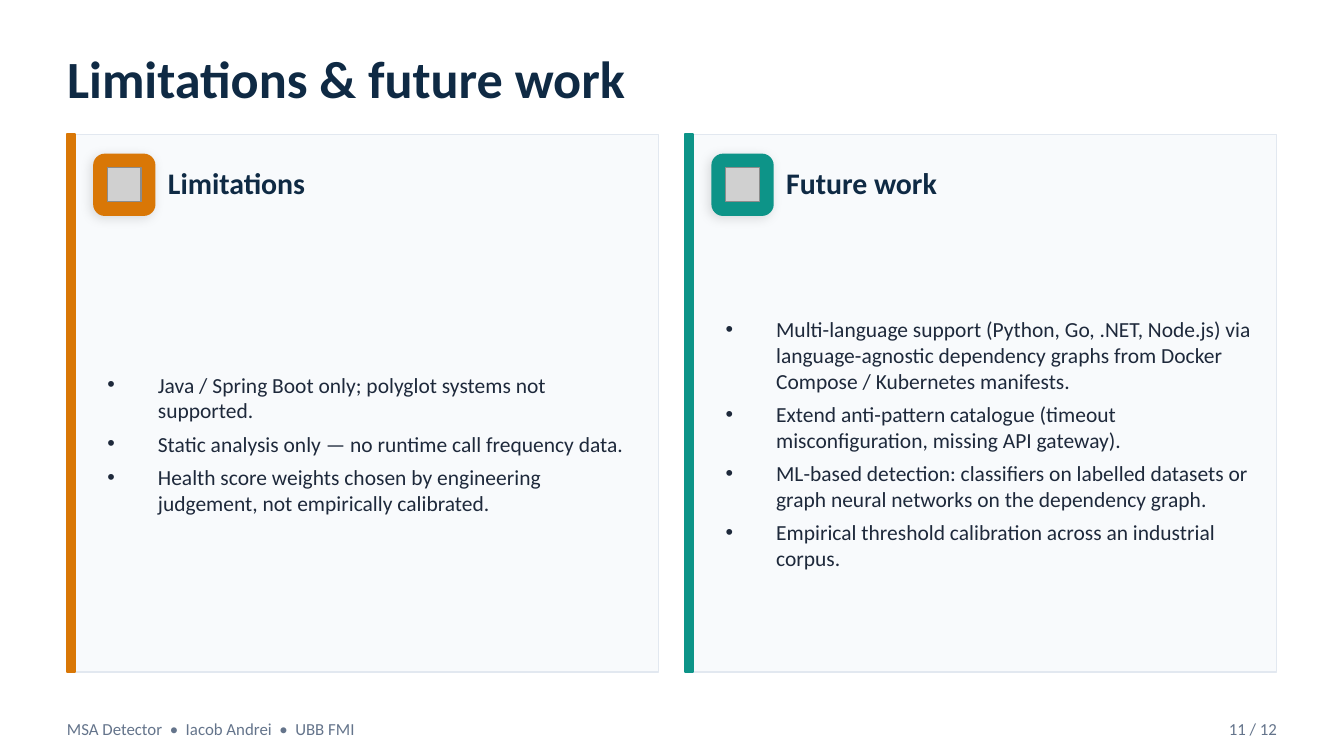
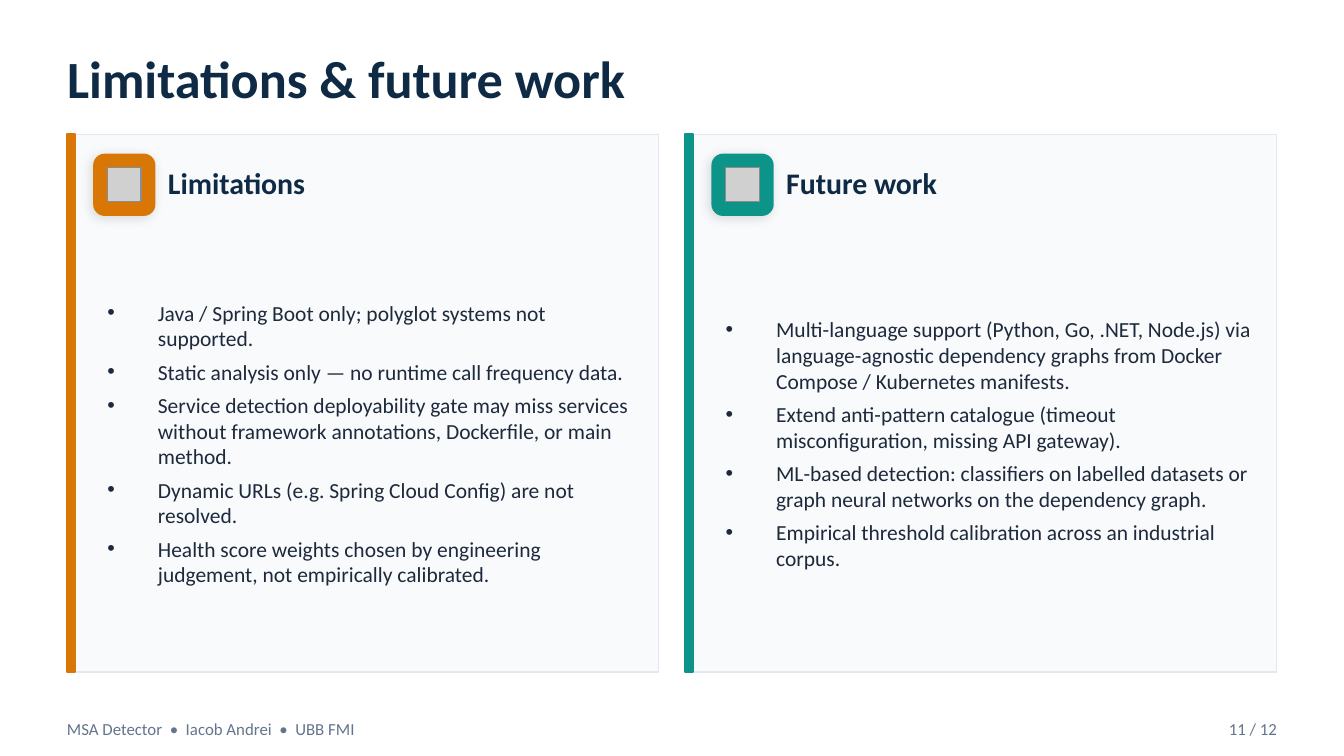
Before and after one commit to andrei45635/dissertation_backend, a slide deck: slide 11 of thesis/presentation/MSA_Detector_Defense.pptx. Drawn at 1344x756 pixels with LibreOffice and Linux fonts; fonts in the diff are those of the drawing; grey boxes stand for pictures. Boxes give left, top, right and bottom in pixels: in the first picture for what was removed or moved away, otherwise in the second. Text is boxed around its words. In the diff, an @@ line names an element or a change of style, - is before the commit and + after.

Commit message:
fix microservice detection and update thesis

```diff
--- a/thesis/presentation/MSA_Detector_Defense.pptx
+++ b/thesis/presentation/MSA_Detector_Defense.pptx
@@ text at [158, 398, 628, 523]: paragraphs added @@
+• Service detection deployability gate may miss services without framework annotations, Dockerfile, or main method.
+• Dynamic URLs (e.g. Spring Cloud Config) are not resolved.
```
Also in this commit, not shown: 4 other slides changed, 16 other files.
